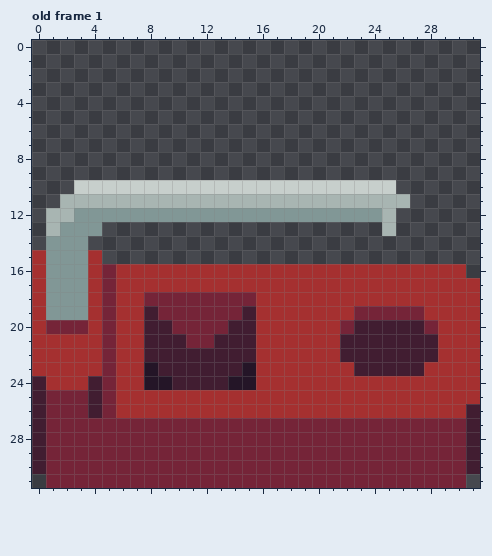
Pixel-art file -- Assets/Sprites/AsepriteRaw/MetalPour.aseprite. The first picture shows the starting point.
32x32 pixels, 5 frames. Shown: old frame 1. The commit also changed other frames, which this record leaves out.
After:
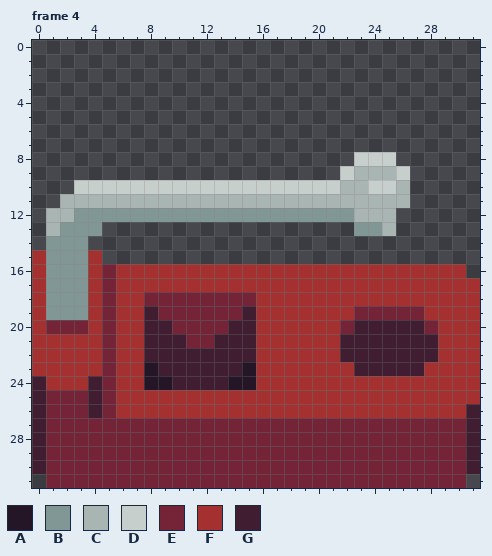
Palette (. is transparent): A #241527  B #819796  C #a8b5b2  D #c7cfcc  E #752438  F #a53030  G #411d31
A new or re-ordered frame is compared with the old frame closest to it.
Changes in this commit:
{"change": "frames 5 -> 7"}
{"where": "frame 4 is new; against old frame 1"}
{"frame":4,"y":8,"x":23,"old":"...","new":"DDD"}
{"frame":4,"y":9,"x":22,"old":".....","new":"DCCCD"}
{"frame":4,"y":10,"x":22,"old":"DD","new":"CC"}
{"frame":4,"y":10,"x":26,"old":".","new":"C"}
{"frame":4,"y":12,"x":23,"old":"BB","new":"CC"}
{"frame":4,"y":13,"x":23,"old":"..","new":"BB"}
{"label":"changed","picture_box":[340,152,410,236]}
